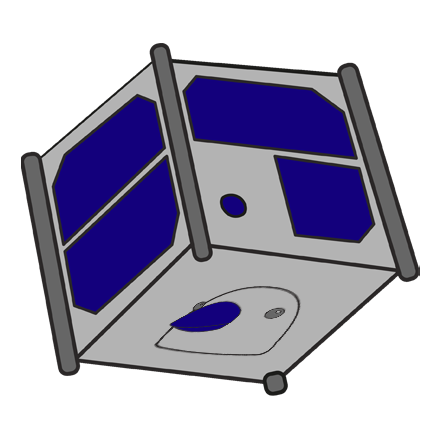
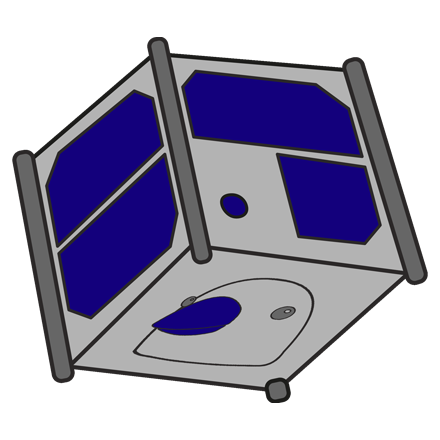
Layer changes from the first (440, 440) image to the second:
hid "Capa 2" over [153, 286, 302, 357]
hid "Capa 1" over [21, 43, 420, 396]
added layer "Capa 3" above "Capa 0" over [12, 37, 428, 403]
